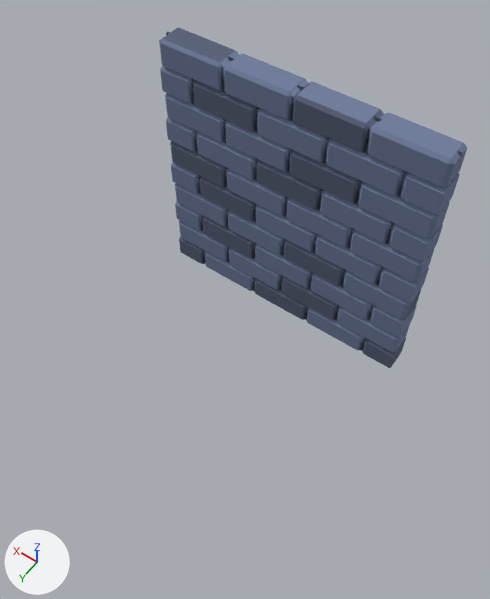
What one commit did to the FBX model Assets/wall.fbx.
One viewpoint serves both versions: a 50 mm camera at (-42.313, 2.175, 2.166) aimed at (-41.551, 1.108, 0.489). The lights are fixed; the arrows at lower left show +X, +Y and +Z. Where no turn or scale is listed for an object, it has been applied to the vertices.

In view in the first picture: 'brick wall'.
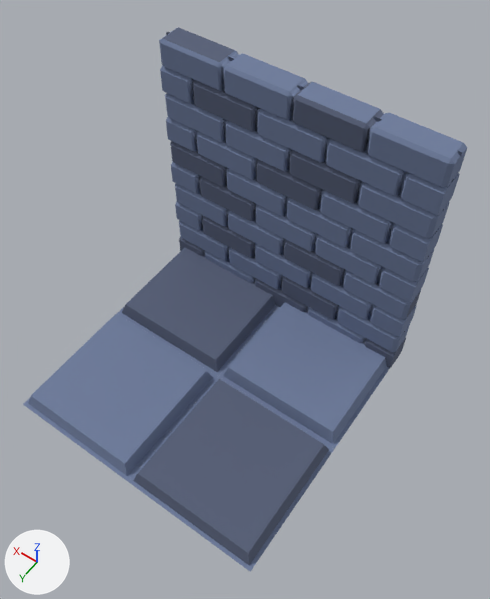
The newer file is also turned or shifted as a whole; pictures and numbers use the older file's frame.

What differs and where, as boxes (x1, y1, x2, y2) in the pictures (490 x 599 px):
'brick wall', reshaped (44% wider, 59% taller)
    before: (159, 27, 467, 368)
    after: (23, 27, 467, 571)
part 1 of me_cube_012, added (blue)
    after: (23, 248, 390, 571)

Diff of the bpy script that builds the scene:
```diff
--- a/Assets/wall.fbx.py
+++ b/Assets/wall.fbx.py
@@ mat_grey_006 @@
+mat_grey_006 = principled_material('grey.006')
+mat_grey_006.base_color = (0.159, 0.205, 0.337)  # blue #6f7d9d
+mat_grey_006.roughness = 1.0
@@ mat_dark_grey_003 @@
+mat_dark_grey_003 = principled_material('dark grey.003')
+mat_dark_grey_003.base_color = (0.0953, 0.117, 0.188)  # dark blue #576078
+mat_dark_grey_003.roughness = 1.0
@@ me_cube_012 @@
 # used by ob_brick_wall; location = (-41.961, 0.655, 0.011)
-me_cube_012.from_pydata(...)  # 908 vertices, 1077 faces; spans x 0.0..1.0, y 0.0..0.1, z -0.011..0.989
+me_cube_012.from_pydata(...)  # 956 vertices, 1101 faces; spans x 0.0..1.0, y 0.0..1.0, z -0.011..0.989
+# me_cube_012 part 1
+# 24 vertices are added at x 0.0..0.971, y 0.0..1.0, z 0.0..0.05
+# 8 new vertices lie (0.5, 0.0, 0.0) away from vertices in x 0.0..0.5, y 0.0..1.0, z 0.0
+# 8 new vertices lie (0.474, 0.0, 0.0) away from vertices in x 0.013..0.513, y 0.013..0.987, z 0.0
+# 8 new vertices lie (-0.442, 0.0, 0.0) away from vertices in x 0.471..0.971, y 0.029..0.971, z 0.05
+# 10 new faces join them, mat_dark_grey (dark blue #576078)
+# 14 new faces join them, mat_grey (blue #6f7d9d)
 me_cube_012.materials.append(mat_dark_grey)
 me_cube_012.materials.append(mat_grey)
+me_cube_012.materials.append(mat_dark_grey_003)  # dark blue #576078
+me_cube_012.materials.append(mat_grey_006)  # blue #6f7d9d
```
